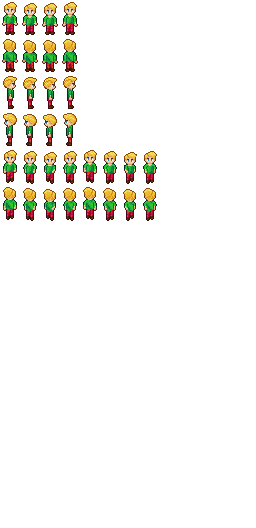
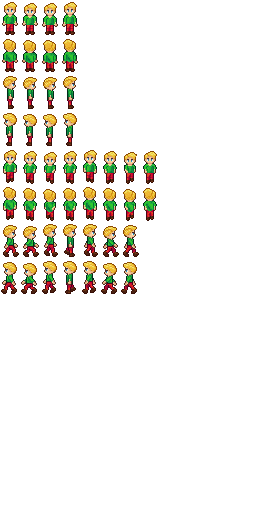
The second 256 x 528 image is a revision of the first. Changes to its layers:
added group "7" (3rd of 4, in "Right" › "Walk") with 7 layers in group "Walk" over box(123, 225, 139, 257)
added layer "Layer 3 copy" (1st of 14, in "Right" › "Walk" › "7") in group "7" over box(123, 225, 139, 257)
added group "6" (3rd of 4, in "Right" › "Walk") with 8 layers in group "Walk" over box(103, 226, 119, 257)
added layer "Layer 3 copy" (2nd of 14, in "Right" › "Walk" › "6") in group "6" over box(103, 226, 119, 257)
added group "5" (3rd of 4, in "Right" › "Walk") with 9 layers in group "Walk" over box(83, 224, 98, 257)
added group "2" (5th of 8, in "Right" › "Walk") with 8 layers in group "Walk" over box(23, 226, 39, 257)
added layer "Layer 3 copy" (6th of 14, in "Right" › "Walk" › "2") in group "2" over box(23, 226, 39, 257)
added group "1" (11th of 22, in "Right" › "Walk") with 7 layers in group "Walk" over box(3, 225, 19, 257)
added layer "Layer 3 copy" (7th of 14, in "Right" › "Walk" › "1") in group "1" over box(3, 225, 19, 257)
added group "7" (4th of 4, in "Left" › "Walk") with 7 layers in group "Walk" over box(121, 262, 137, 294)
added layer "Layer 3 copy" (8th of 14, in "Left" › "Walk" › "7") in group "7" over box(121, 262, 137, 294)
added group "6" (4th of 4, in "Left" › "Walk") with 8 layers in group "Walk" over box(101, 263, 117, 294)
added layer "Layer 3 copy" (9th of 14, in "Left" › "Walk" › "6") in group "6" over box(101, 263, 117, 294)
added group "2" (7th of 8, in "Left" › "Walk") with 8 layers in group "Walk" over box(21, 263, 37, 294)
added layer "Layer 3 copy" (13th of 14, in "Left" › "Walk" › "2") in group "2" over box(21, 263, 37, 294)
added group "1" (20th of 22, in "Left" › "Walk") with 7 layers in group "Walk" over box(1, 262, 17, 294)
added layer "Layer 3 copy" (14th of 14, in "Left" › "Walk" › "1") in group "1" over box(1, 262, 17, 294)
…and 52 more changes (44 added, 8 painted)
